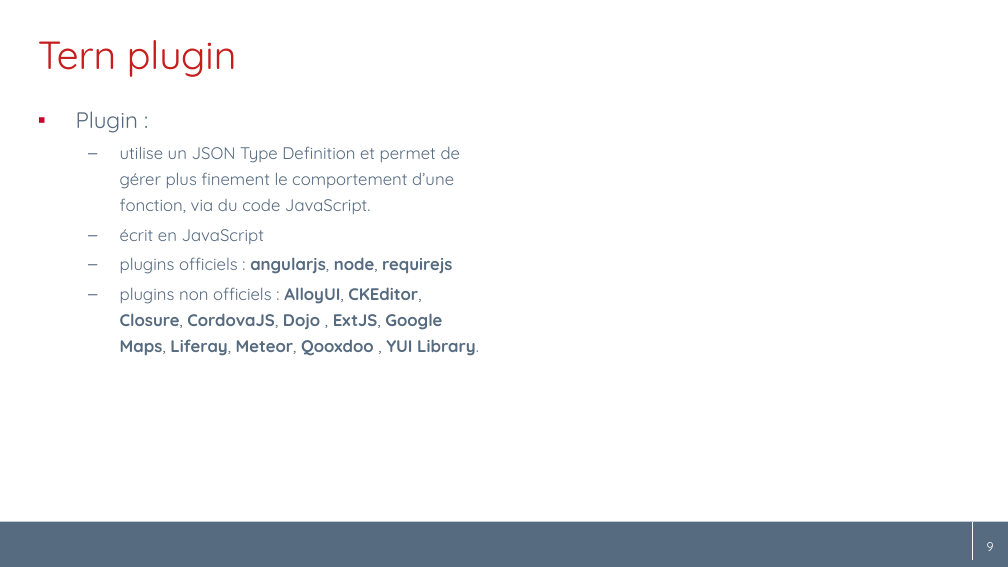
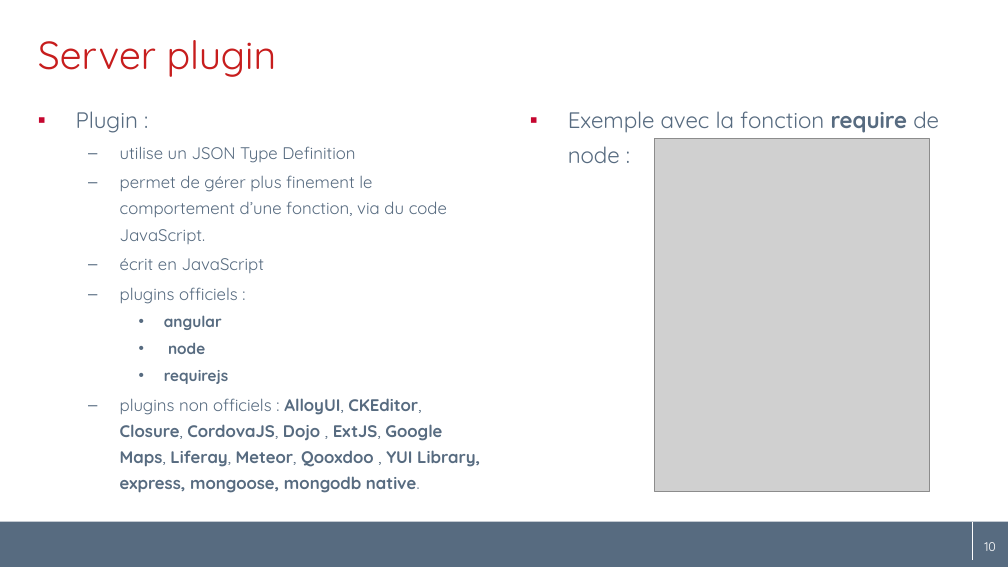
Before and after one commit to angelozerr/tern.java, a slide deck: slide 10 of docs/tern.java_fr.pptx (slide 9 before the commit). Drawn at 1008x567 pixels with LibreOffice and Linux fonts; fonts in the diff are those of the drawing; grey boxes stand for pictures; background and template pictures are left out. Boxes give left, top, right and bottom in pixels: in the first picture for what was removed or moved away, otherwise in the second. Text is boxed around its words. In the diff, an @@ line names an element or a change of style, - is before the commit and + after.

Commit message:
[docs] add JSON typedef

```diff
--- a/docs/tern.java_fr.pptx
+++ b/docs/tern.java_fr.pptx
@@ title at (38,40,277,77): text changed @@
-Tern plugin
+Server plugin
@@ text added at (568,111,939,163), 16 pt, text #576B80 @@
+▪ Exemple avec la fonction require de node :
@@ text at (120,146,447,244): text changed @@
-  – utilise un JSON Type Definition et permet de gérer plus finement le comportement d’une fonction, via du code JavaScript.
+  – utilise un JSON Type Definition
+  – permet de gérer plus finement le comportement d’une fonction, via du code JavaScript.
@@ picture added at (655,139,930,492) @@
@@ text at (120,287,480,493): text changed @@
-  – plugins officiels : angularjs, node, requirejs
-  – plugins non officiels : AlloyUI, CKEditor, Closure, CordovaJS, Dojo , ExtJS, Google Maps, Liferay, Meteor, Qooxdoo , YUI Library.
+  – plugins officiels :
+    • angular
+    • node
+    • requirejs
+  – plugins non officiels : AlloyUI, CKEditor, Closure, CordovaJS, Dojo , ExtJS, Google Maps, Liferay, Meteor, Qooxdoo , YUI Library, express, mongoose, mongodb native.
@@ page number at (978,542,990,551): text changed @@
-9
+10
@@ page number at (984,542,996,551): text changed @@
-9
+10
```
Also in this commit, not shown: 4 other slides changed, 1 slide added.
